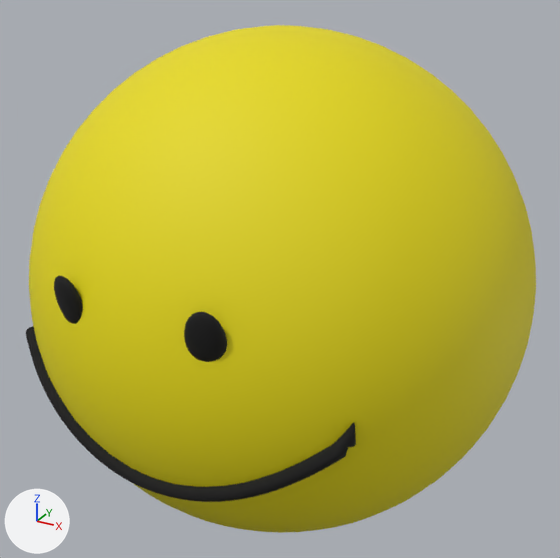
The glTF model smiley_ball/smiley_ball.glb: old version first, new version second.
Both versions are drawn from a 50 mm camera at (1.415, -2.592, 2.294) aimed at (-0.008, -0.004, 1.0). Every picture has the same lights, and +X, +Y and +Z are marked at lower left. The first picture is the older version. Where no turn or scale is listed for an object, it has been applied to the vertices. Vertices at exactly the same position are counted once.

Names of what the first picture shows: 'Eye_L', 'Eye_R', 'Smile', 'SmileyBall'.
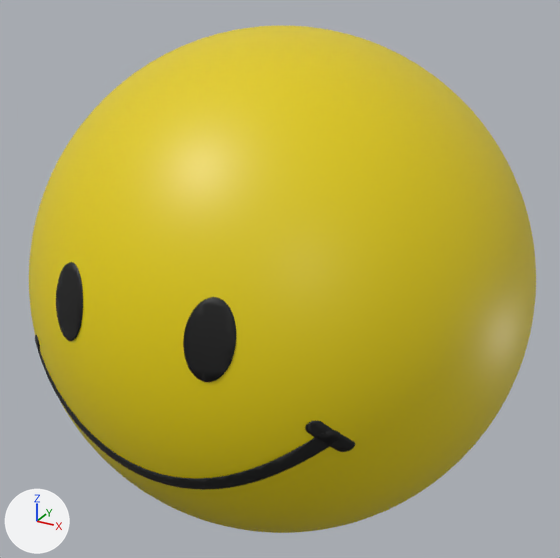
Boxes (x1, y1, x2, y2) around the edits, measured in the pictures (560 x 558 px):
'SmileyBall', surface changed: (29, 26, 536, 533) in both
'Smile', reshaped: before (26, 326, 356, 502); after (35, 341, 340, 490)
'Eye_R', reshaped, moved, turned, rescaled: before (184, 312, 227, 362); after (183, 297, 236, 382)
'Eye_L', reshaped, moved, turned, rescaled: before (54, 276, 83, 324); after (56, 262, 83, 341)
'SmileTick_R', added (black): after (305, 421, 355, 452)
'SmileTick_L', added: after (35, 335, 40, 352)

Patch to the scene script:
```diff
--- a/smiley_ball/smiley_ball.glb.py
+++ b/smiley_ball/smiley_ball.glb.py
@@ mat_smiley_yellow @@
 mat_smiley_yellow.base_color = (0.8, 0.7, 0.0)  # yellow #e7da00
-mat_smiley_yellow.roughness = 0.7
+mat_smiley_yellow.roughness = 0.45
@@ me_sphere_001 @@
 # used by ob_eye_l; parent = ob_smileyball; location = (-0.26, -0.94, 0.22); rotation_euler = (0.222, 0.0, -0.263), in degrees (13, 0, -15); scale = (0.065, 0.03, 0.105)
-me_sphere_001.from_pydata(...)  # 266 vertices, 528 faces; spans x -1.0..1.0, y -1.0..1.0, z -1.0..1.0
+me_sphere_001.from_pydata(...)  # 151 vertices, 298 faces; spans x -0.34..-0.19, y -0.97..-0.5, z 0.09..0.34
+# me_sphere_001 part 1: 266 vertices removed from x -1.0..1.0, y -1.0..1.0, z -1.0..1.0; 151 vertices added at x -0.34..-0.19, y -0.97..-0.5, z 0.09..0.34
 me_sphere_001.materials.append(mat_smiley_black)
@@ me_sphere_002 @@
 # used by ob_eye_r; parent = ob_smileyball; location = (0.26, -0.94, 0.22); rotation_euler = (0.222, 0.0, 0.263), in degrees (13, 0, 15); scale = (0.065, 0.03, 0.105)
-me_sphere_002.from_pydata(...)  # 266 vertices, 528 faces; spans x -1.0..1.0, y -1.0..1.0, z -1.0..1.0
+me_sphere_002.from_pydata(...)  # 151 vertices, 298 faces; spans x 0.19..0.34, y -0.97..-0.5, z 0.09..0.34
+# me_sphere_002 part 2: 266 vertices removed from x -1.0..1.0, y -1.0..1.0, z -1.0..1.0; 151 vertices added at x 0.19..0.34, y -0.97..-0.5, z 0.09..0.34
 me_sphere_002.materials.append(mat_smiley_black)
@@ me_smilecurve @@
-me_smilecurve.from_pydata(...)  # 636 vertices, 1268 faces; spans x -0.671..0.671, y -0.949..-0.737, z -0.43..-0.045
+me_smilecurve.from_pydata(...)  # 494 vertices, 984 faces; spans x -0.626..0.626, y -0.947..-0.5, z -0.386..-0.064
+# me_smilecurve part 3: 636 vertices removed from x -0.671..0.671, y -0.949..-0.737, z -0.43..-0.045; 494 vertices added at x -0.626..0.626, y -0.947..-0.5, z -0.386..-0.064
 me_smilecurve.materials.append(mat_smiley_black)
@@ ob_eye_l @@
 ob_eye_l.parent = ob_smileyball
-ob_eye_l.location = (-0.26, -0.94, 0.22)
-ob_eye_l.rotation_euler = (0.222, 0.0, -0.263)  # degrees (13, 0, -15)
-ob_eye_l.scale = (0.065, 0.03, 0.105)
+ob_eye_l.location = (0.0, 0.0, 0.0)
@@ ob_eye_r @@
 ob_eye_r.parent = ob_smileyball
-ob_eye_r.location = (0.26, -0.94, 0.22)
-ob_eye_r.rotation_euler = (0.222, 0.0, 0.263)  # degrees (13, 0, 15)
-ob_eye_r.scale = (0.065, 0.03, 0.105)
+ob_eye_r.location = (0.0, 0.0, 0.0)
@@ ob_smiletick_r @@
+ob_smiletick_r = bpy.data.objects.new('SmileTick_R', me_smiletick_r)  # 71 vertices, 138 faces; spans x 0.54..0.66, y -0.845..-0.5, z -0.154..-0.026; in mat_smiley_black (black #0d0d0d)
+ob_smiletick_r.location = (0.0, 0.0, 1.0)
@@ ob_smiletick_l @@
+ob_smiletick_l = bpy.data.objects.new('SmileTick_L', me_smiletick_l)  # 71 vertices, 138 faces; spans x -0.66..-0.54, y -0.845..-0.5, z -0.154..-0.026; in mat_smiley_black (black #0d0d0d)
+ob_smiletick_l.location = (0.0, 0.0, 1.0)
```
